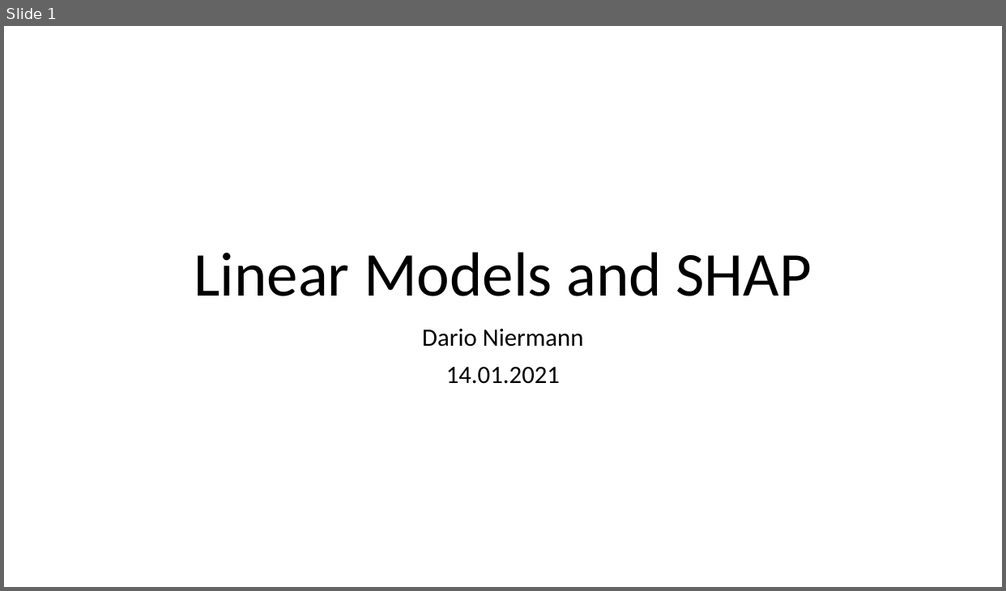
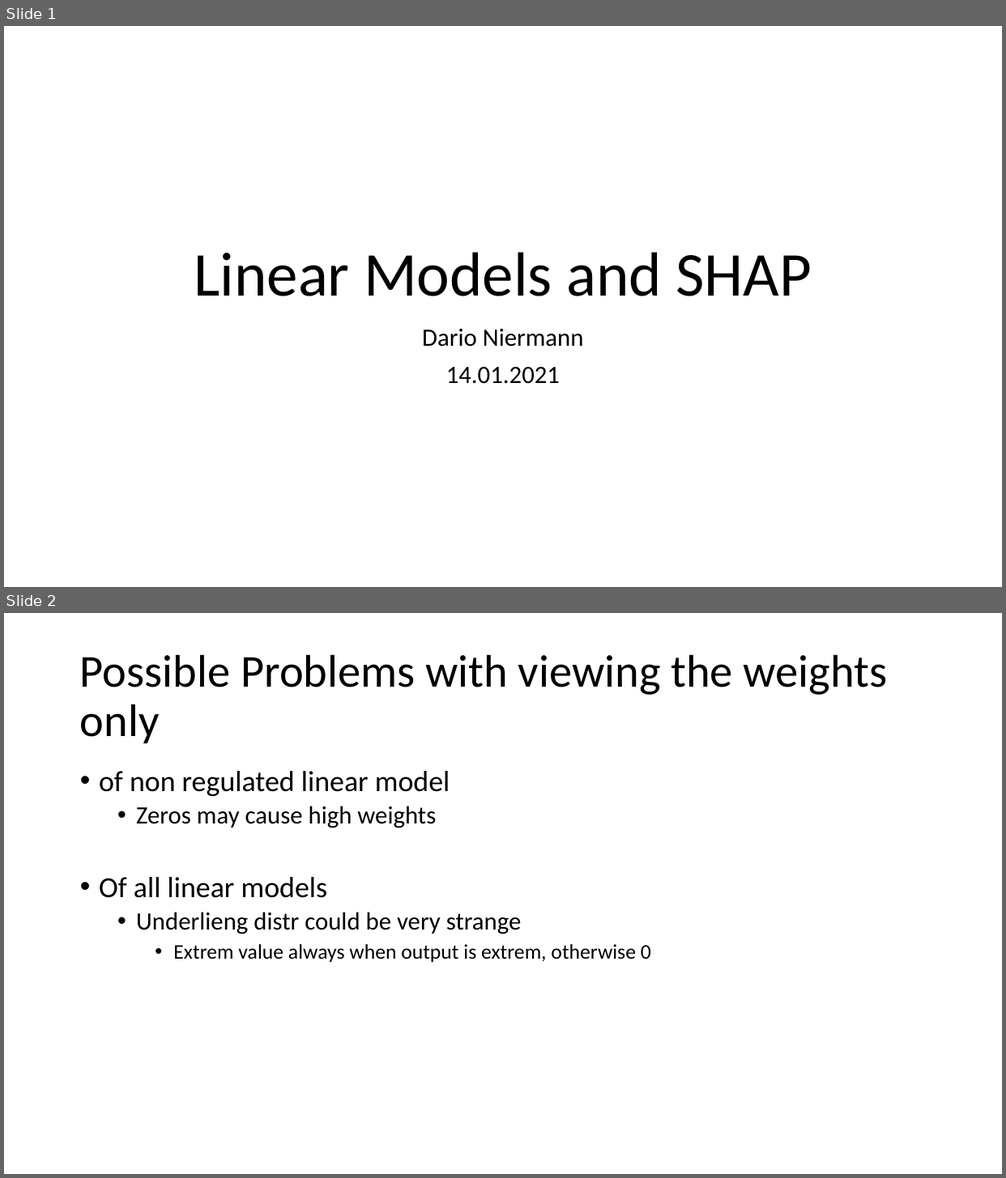
Before and after one commit to D-Niermann/DataExploration, a slide deck: Linear model inf weights possible/Präsentation1.pptx. Shown one above the other, each under a label of ours: slide 1 before the commit, slides 1 and 2 after it. The pictures are 1006x591 and 1006x1178 pixels, drawn with LibreOffice and Linux fonts; fonts in the diff are those of the drawing. Boxes give left, top, right and bottom in pixels: in the first picture for what was removed or moved away, otherwise in the second. Text is boxed around its words. In the diff, an @@ line names an element or a change of style, - is before the commit and + after.

```diff
--- a/Linear model inf weights possible/Präsentation1.pptx
+++ b/Linear model inf weights possible/Präsentation1.pptx
@@ slide 2 added at (4,613,1002,1174), background #FFFFFF @@
@@ title added at (80,654,888,743), 44 pt, text #000000 @@
+Possible Problems with viewing the weights only
@@ text added at (99,771,651,962), 24 pt, text #000000 @@
+• of non regulated linear model
+  • Zeros may cause high weights
+• Of all linear models
+  • Underlieng distr could be very strange
+    • Extrem value always when output is extrem, otherwise 0
```
Also in this commit, not shown: 2 slides changed, 3 other files.
